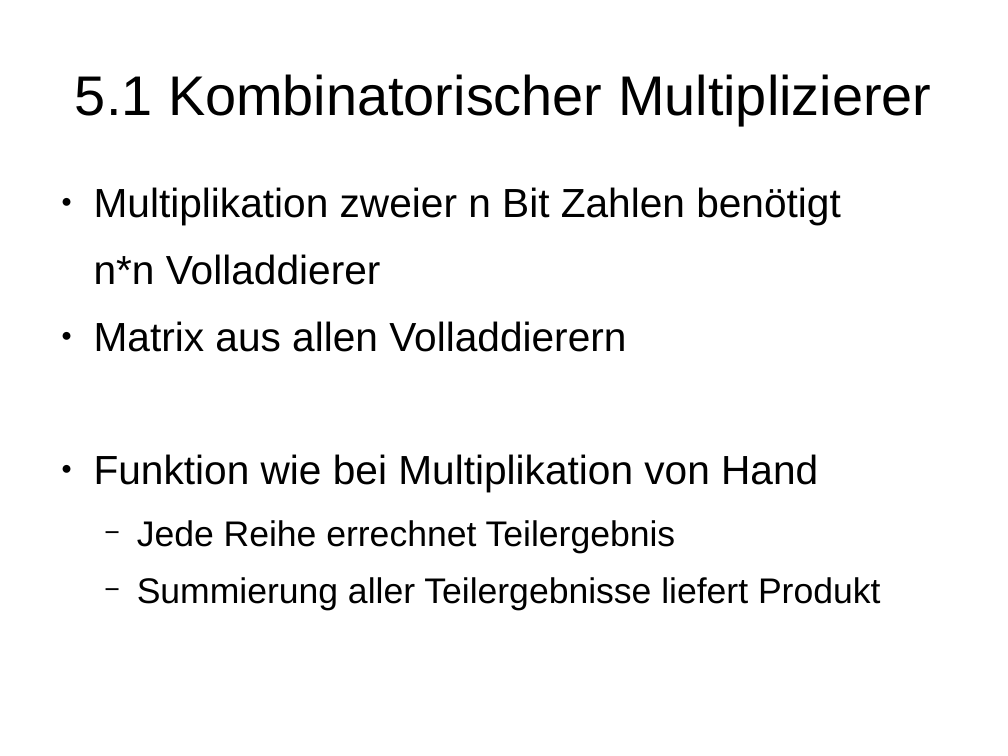
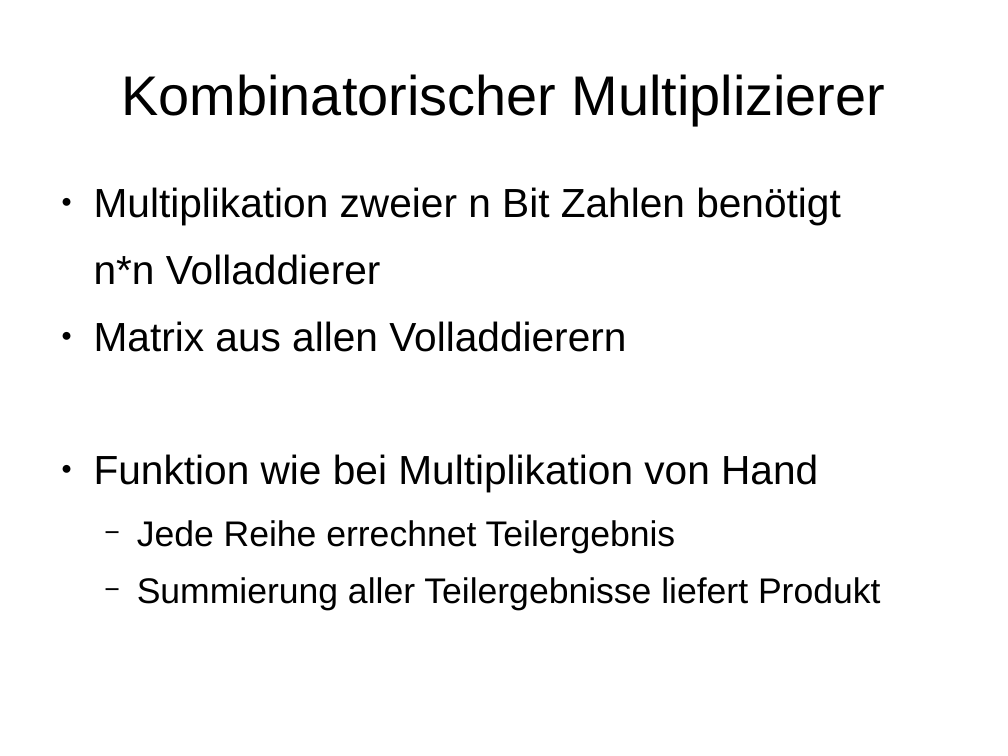
Before and after one commit to stadler-tom/schreibzeug, a slide deck: slide 16 of Presentation/Hauptseminar_RSA.odp (slide 14 before the commit). Drawn at 1008x756 pixels with LibreOffice and Linux fonts; fonts in the diff are those of the drawing. Boxes give left, top, right and bottom in pixels: in the first picture for what was removed or moved away, otherwise in the second. Text is boxed around its words. In the diff, an @@ line names an element or a change of style, - is before the commit and + after.

```diff
--- a/Presentation/Hauptseminar_RSA.odp
+++ b/Presentation/Hauptseminar_RSA.odp
@@ title at (122, 74, 885, 125): text changed @@
-5.1 Kombinatorischer Multiplizierer
+Kombinatorischer Multiplizierer
```
Also in this commit, not shown: 16 other slides changed, 3 slides added, 1 other file.
